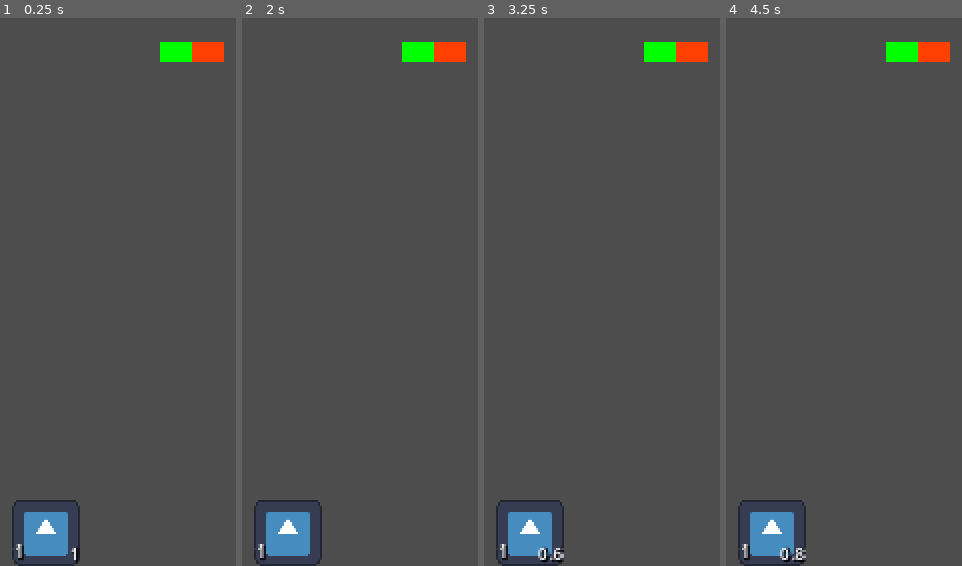
Above: before the commit, frames 1-4 (left to right).
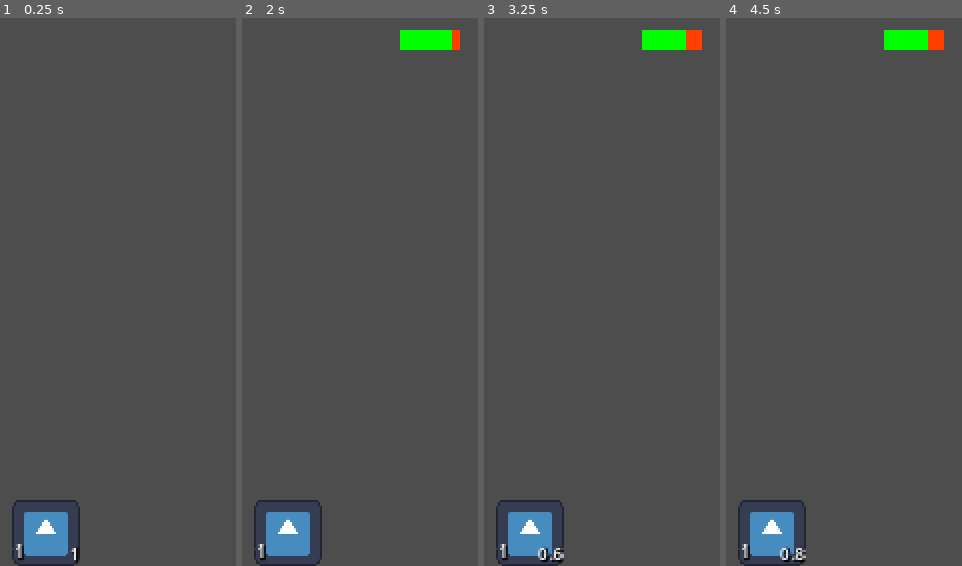
Above: after the commit, the same moments.

Repository: lestercantor/ActionRoguelite
Game: Godot game, scene res://test_world.tscn
Same seed, same stepped clock (60 frames per second), same inputs: the game is played once before the commit and once after it. The engine's default icon, where the game draws it, is replaced by a stand-in: a white triangle on a blue panel in a dark square.
Inputs (mouse positions are in pixels of both pictures, inside the frame that each line leads up to):
- Up to frame 1 (0.25 s): no input
- Up to frame 2 (2 s): click "1" at 0.5 s; tap Enter at 1.25 s; move the mouse to (outside the picture) at 1.27 s; press the mouse at (outside the picture) at 1.28 s; hold Right (ui_right) from 1.28 s (still down)
- Up to frame 3 (3.25 s): move the mouse to (outside the picture) at 2.02 s; release Right (ui_right) at 2.03 s; release the mouse at (outside the picture) at 2.03 s; hold Down (ui_down) 2.03-2.78 s; tap K (add_damage) at 2.1 s; click (outside the picture) at 2.3 s; tap Space at 2.75 s; move the mouse to (outside the picture) at 2.77 s; press the mouse at (outside the picture) at 2.78 s; hold Right (ui_right) from 2.78 s (still down)
- Up to frame 4 (4.5 s): tap Enter at 3.5 s; move the mouse to (outside the picture) at 3.52 s; release Right (ui_right) at 3.53 s; release the mouse at (outside the picture) at 3.53 s; hold Up (ui_up) 3.53-4.28 s; click (outside the picture) at 3.6 s; tap Space at 4.25 s; move the mouse to (outside the picture) at 4.27 s; hold Left (ui_left) from 4.28 s (still down); hold K (add_damage) from 4.28 s (still down)

The runs differ from the first frame. In frame 1, 1.0% of the frame differs, in the area x 67-95%, y 4-9%; in frame 2, 1.3%, in the area x 66-95%, y 2-9%; in frame 3, 1.3%; in frame 4, 1.3%.
Error before the commit: Parse Error: Class "Enemy" hides a global script class. (res://Enemies/Enemy.gd:1)
Error after the commit: Invalid call. Nonexistent function 'apply_upgrade' in base 'Nil'. (res://Entity/Enemies/Enemy.gd:23)

Commit message:
made entity class and refactored to make player and enemy inherit it

Diff:
--- a/Components/EntityMovementVelocityInput.gd
+++ b/Components/EntityMovementVelocityInput.gd
@@ -1,8 +1,7 @@
 class_name EntityMovementVelocityInput
 extends Node
 
-@export var actor: CharacterBody2D
-@export var movement_stats: StatsComponent
+@export var actor: Entity
 var movement_input: Vector2
 
 func _physics_process(delta: float) -> void:
@@ -10,6 +9,7 @@
 	movement_input = Input.get_vector("ui_left","ui_right","ui_up","ui_down")
 
 	if movement_input.length() > 0:
-		actor.velocity = actor.velocity.move_toward(movement_input.normalized() * movement_stats.movement_stats.max_speed, movement_stats.movement_stats.acceleration * delta)
+		actor.velocity = actor.velocity.move_toward(movement_input.normalized() * owner.stats.movement_stats.max_speed,
+		actor.stats.movement_stats.acceleration * delta)
 	else:
-		actor.velocity = actor.velocity.move_toward(Vector2.ZERO, movement_stats.movement_stats.friction * delta)
+		actor.velocity = actor.velocity.move_toward(Vector2.ZERO, actor.stats.movement_stats.friction * delta)
--- a/Components/Hitbox_Component.gd
+++ b/Components/Hitbox_Component.gd
@@ -22,4 +22,4 @@
 	hurtbox.hurt.emit(self, passed_attack)
 
 	# Debug purposes
-	print("damage dealt: ", passed_attack.damage)
+	#print("damage dealt: ", passed_attack.damage)
--- a/Enemies/enemy.tscn
+++ /dev/null
@@ -1,44 +0,0 @@
-[gd_scene load_steps=7 format=3 uid="uid://bnnewq2qr1kb0"]
-
-[ext_resource type="Script" path="res://Components/Hurtbox_Component.gd" id="1_0h55c"]
-[ext_resource type="Script" path="res://Enemies/Enemy.gd" id="1_7iiy7"]
-[ext_resource type="Resource" uid="uid://cske6tb2qc2kd" path="res://Stats/StatsResource.tres" id="2_flnjj"]
-[ext_resource type="Resource" uid="uid://dpisqnloqqnvt" path="res://Upgrades/RES_Additive_Damage.tres" id="3_a0y6m"]
-[ext_resource type="PackedScene" uid="uid://c6ca4w3lktqbl" path="res://UI/health_bar.tscn" id="6_wn24x"]
-
-[sub_resource type="RectangleShape2D" id="RectangleShape2D_aepv6"]
-
-[node name="Enemy" type="Node2D"]
-script = ExtResource("1_7iiy7")
-stats = ExtResource("2_flnjj")
-upgrades = ExtResource("3_a0y6m")
-
-[node name="Shoot Ability" type="Timer" parent="."]
-wait_time = 2.0
-autostart = true
-
-[node name="HurtboxComponent" type="Area2D" parent="." node_paths=PackedStringArray("collision_shape", "invincibility_timer")]
-collision_layer = 16
-collision_mask = 0
-script = ExtResource("1_0h55c")
-collision_shape = NodePath("CollisionShape2D")
-invincibility_timer = NodePath("InvincibilityTimer")
-
-[node name="CollisionShape2D" type="CollisionShape2D" parent="HurtboxComponent"]
-shape = SubResource("RectangleShape2D_aepv6")
-debug_color = Color(0.968328, 0, 0.468572, 0.42)
-
-[node name="InvincibilityTimer" type="Timer" parent="HurtboxComponent"]
-
-[node name="HealthBar" parent="." instance=ExtResource("6_wn24x")]
-anchors_preset = 5
-anchor_top = 0.0
-anchor_bottom = 0.0
-offset_left = -19.0
-offset_top = 13.0
-offset_right = 19.0
-offset_bottom = 25.0
-grow_vertical = 1
-size_flags_vertical = 8
-
-[connection signal="timeout" from="Shoot Ability" to="." method="_on_shoot_ability_timeout"]
--- a/Enemies/enemy.gd
+++ b/Entity/Enemies/Enemy.gd
@@ -1,11 +1,8 @@
 class_name Enemy
-extends Node2D
-
-@onready var hurtbox_component: HurtboxComponent = $HurtboxComponent
+extends Entity
 
 var ability: Ability = null
 
-@export var stats: StatsComponent
 @export var upgrades: BaseUpgrade:
 	set(value):
 		upgrades = value
@@ -13,19 +10,13 @@
 @onready var player: Player = get_tree().current_scene.get_node("Player")
 # Called when the node enters the scene tree for the first time.
 func _ready() -> void:
-	hurtbox_component.hurt.connect(test)
-	stats.no_health.connect(queue_free)
+	# Call parent function
+	super()
 	ability = Fireball.new()
 
 # Called every frame. 'delta' is the elapsed time since the previous frame.
 func _process(_delta: float) -> void:
 	pass
-
-func test(_hitbox: HitboxComponent, attack: Attack) -> void:
-	# Subtract health with the damage that was dealt
-	stats.health -= attack.damage
-	hurtbox_component.start_invincibility(1)
-	print("health remaining: ", stats.health)
 
 func _input(event: InputEvent) -> void:
 	if event.is_action_pressed("add_damage"):
--- /dev/null
+++ b/Entity/Enemies/Enemy.tscn
@@ -0,0 +1,46 @@
+[gd_scene load_steps=7 format=3 uid="uid://bnnewq2qr1kb0"]
+
+[ext_resource type="PackedScene" uid="uid://d30m6ol6j8sjg" path="res://Entity/Entity.tscn" id="1_3o3pu"]
+[ext_resource type="Script" path="res://Entity/Enemies/Enemy.gd" id="2_d61ip"]
+[ext_resource type="PackedScene" uid="uid://c6ca4w3lktqbl" path="res://UI/health_bar.tscn" id="3_rwrwh"]
+[ext_resource type="Resource" uid="uid://cske6tb2qc2kd" path="res://Stats/StatsResource.tres" id="3_vh3oi"]
+
+[sub_resource type="RectangleShape2D" id="RectangleShape2D_tufq7"]
+
+[sub_resource type="RectangleShape2D" id="RectangleShape2D_u1io3"]
+
+[node name="EnemyTest" instance=ExtResource("1_3o3pu")]
+collision_layer = 8
+collision_mask = 0
+script = ExtResource("2_d61ip")
+upgrades = null
+stats = ExtResource("3_vh3oi")
+
+[node name="Shoot Ability" type="Timer" parent="." index="0"]
+wait_time = 2.5
+autostart = true
+
+[node name="EntityCollisionShape" parent="." index="3"]
+visible = false
+shape = SubResource("RectangleShape2D_tufq7")
+debug_color = Color(0.904149, 0.10288, 0.703158, 0.42)
+
+[node name="HurtboxComponent" parent="." index="4"]
+collision_layer = 16
+
+[node name="HurtboxCollisionShape" parent="HurtboxComponent" index="1"]
+shape = SubResource("RectangleShape2D_u1io3")
+debug_color = Color(0.957019, 2.40654e-06, 0.534826, 0.42)
+
+[node name="HealthBar" parent="." index="5" instance=ExtResource("3_rwrwh")]
+anchors_preset = 5
+anchor_top = 0.0
+anchor_bottom = 0.0
+offset_left = -18.0
+offset_top = 13.0
+offset_right = 18.0
+offset_bottom = 25.0
+grow_vertical = 1
+size_flags_vertical = 8
+
+[connection signal="timeout" from="Shoot Ability" to="." method="_on_shoot_ability_timeout"]
--- /dev/null
+++ b/Entity/Entity.tscn
@@ -0,0 +1,28 @@
+[gd_scene load_steps=4 format=3 uid="uid://d30m6ol6j8sjg"]
+
+[ext_resource type="Script" path="res://Entity/entity.gd" id="1_hcrxv"]
+[ext_resource type="Script" path="res://Components/EntityMovement.gd" id="1_wra3q"]
+[ext_resource type="Script" path="res://Components/Hurtbox_Component.gd" id="2_sqfpo"]
+
+[node name="Entity" type="CharacterBody2D"]
+script = ExtResource("1_hcrxv")
+
+[node name="Sprite2D" type="Sprite2D" parent="."]
+
+[node name="EntityMovement" type="Node" parent="." node_paths=PackedStringArray("actor")]
+script = ExtResource("1_wra3q")
+actor = NodePath("..")
+
+[node name="EntityCollisionShape" type="CollisionShape2D" parent="."]
+
+[node name="HurtboxComponent" type="Area2D" parent="." node_paths=PackedStringArray("collision_shape", "invincibility_timer")]
+collision_layer = 0
+collision_mask = 0
+script = ExtResource("2_sqfpo")
+collision_shape = NodePath("HurtboxCollisionShape")
+invincibility_timer = NodePath("InvincibilityTimer")
+
+[node name="InvincibilityTimer" type="Timer" parent="HurtboxComponent"]
+one_shot = true
+
+[node name="HurtboxCollisionShape" type="CollisionShape2D" parent="HurtboxComponent"]
--- /dev/null
+++ b/Entity/Player/Player.tscn
@@ -0,0 +1,69 @@
+[gd_scene load_steps=13 format=3 uid="uid://bt7lludcdigtd"]
+
+[ext_resource type="PackedScene" uid="uid://d30m6ol6j8sjg" path="res://Entity/Entity.tscn" id="1_pyht7"]
+[ext_resource type="Script" path="res://Entity/Player/player.gd" id="2_5pwtq"]
+[ext_resource type="Script" path="res://Components/EntityMovementVelocityInput.gd" id="3_0dlns"]
+[ext_resource type="Resource" uid="uid://cske6tb2qc2kd" path="res://Stats/StatsResource.tres" id="3_anfmr"]
+[ext_resource type="Script" path="res://Components/MeleeWeaponComponent.gd" id="3_j3r8x"]
+[ext_resource type="Resource" uid="uid://dwf0mbcsichxw" path="res://Weapons/Spear.tres" id="4_5g3b5"]
+[ext_resource type="Script" path="res://Components/Hitbox_Component.gd" id="5_d101p"]
+[ext_resource type="PackedScene" uid="uid://djm24jp5u4n1o" path="res://UI/ability_button.tscn" id="7_i2asj"]
+[ext_resource type="Script" path="res://UI/action_bar.gd" id="9_jhw1n"]
+
+[sub_resource type="CircleShape2D" id="CircleShape2D_mtiqx"]
+
+[sub_resource type="RectangleShape2D" id="RectangleShape2D_jnede"]
+
+[sub_resource type="CircleShape2D" id="CircleShape2D_tr5a6"]
+
+[node name="Player" instance=ExtResource("1_pyht7")]
+collision_layer = 2
+collision_mask = 0
+script = ExtResource("2_5pwtq")
+stats = ExtResource("3_anfmr")
+
+[node name="EntityMovementVelocityInput" type="Node" parent="." index="2" node_paths=PackedStringArray("actor")]
+script = ExtResource("3_0dlns")
+actor = NodePath("..")
+
+[node name="EntityCollisionShape" parent="." index="3"]
+visible = false
+shape = SubResource("CircleShape2D_mtiqx")
+
+[node name="MeleeWeaponComponent" type="Node2D" parent="." index="4"]
+script = ExtResource("3_j3r8x")
+melee_weapon = ExtResource("4_5g3b5")
+
+[node name="HitboxComponent" type="Area2D" parent="MeleeWeaponComponent" index="0"]
+collision_layer = 0
+collision_mask = 16
+script = ExtResource("5_d101p")
+
+[node name="WeaponCollisionShape" type="CollisionShape2D" parent="MeleeWeaponComponent/HitboxComponent" index="0"]
+position = Vector2(20, 0)
+shape = SubResource("RectangleShape2D_jnede")
+disabled = true
+
+[node name="HurtboxComponent" parent="." index="5"]
+collision_layer = 4
+
+[node name="HurtboxCollisionShape" parent="HurtboxComponent" index="1"]
+shape = SubResource("CircleShape2D_tr5a6")
+
+[node name="CanvasLayer" type="CanvasLayer" parent="." index="6"]
+
+[node name="HBoxContainer" type="HBoxContainer" parent="CanvasLayer" index="0"]
+anchors_preset = 7
+anchor_left = 0.5
+anchor_top = 1.0
+anchor_right = 0.5
+anchor_bottom = 1.0
+offset_left = -20.0
+offset_top = -40.0
+offset_right = 20.0
+grow_horizontal = 2
+grow_vertical = 0
+script = ExtResource("9_jhw1n")
+
+[node name="TextureButton" parent="CanvasLayer/HBoxContainer" index="0" instance=ExtResource("7_i2asj")]
+layout_mode = 2
--- a/Player/player.gd
+++ b/Entity/Player/player.gd
@@ -1,24 +1,17 @@
 class_name Player
-extends CharacterBody2D
+extends Entity
 
-@onready var sprite_2d: Sprite2D = $Sprite2D
-@onready var collision_shape_2d: CollisionShape2D = $CollisionShape2D
 @onready var entity_movement_input: EntityMovementVelocityInput = $EntityMovementVelocityInput
-@onready var entity_movement: EntityMovement = $EntityMovement
 @onready var hitbox_component: HitboxComponent = $MeleeWeaponComponent/HitboxComponent
 @onready var weapon_component: WeaponComponent = $MeleeWeaponComponent
-@onready var hurtbox_component: HurtboxComponent = $HurtboxComponent
 
-#@onready var projectile_spawner: ProjectileSpawnerComponent = $ProjectileSpawnerComponent
-
-@export var stats: StatsComponent
 var ability1: Ability = Fireball.new()
 
 var time: float = 0
 
 func _ready() -> void:
-	hurtbox_component.hurt.connect(player_hurt)
-# Called every frame. 'delta' is the elapsed time since the previous frame.
+	super()
+
 func _process(_delta: float) -> void:
 	pass
 	# animation_tree.set("animation blend", entity_movement_input.input)
@@ -35,7 +28,7 @@
 	if event.is_action_pressed("primary"):
 		hitbox_component.rotation = direction.angle()
 		time = weapon_component.melee_weapon.attack_speed
-		$MeleeWeaponComponent/HitboxComponent/CollisionShape2D.disabled = false
+		$MeleeWeaponComponent/HitboxComponent/WeaponCollisionShape.disabled = false
 		entity_movement.attack_lunge(1.2, direction, stats.movement_stats.max_speed)
 
 
@@ -44,8 +37,3 @@
 		print("damage additions: ", stats.damage_addition)
 		print("crit chance: ", stats.crit_chance)
 		print("spell multiplier: ", stats.spell_multiplier)
-
-func player_hurt(_hitbox: HitboxComponent, received_attack: Attack) -> void:
-	# Subtract health with the damage that was dealt
-	stats.health -= received_attack.damage
-	hurtbox_component.start_invincibility(1)
--- /dev/null
+++ b/Entity/entity.gd
@@ -0,0 +1,19 @@
+extends CharacterBody2D
+class_name Entity
+
+@onready var entity_movement: EntityMovement = $EntityMovement
+@onready var sprite_2d: Sprite2D = $Sprite2D
+@onready var entity_collision_shape: CollisionShape2D = $EntityCollisionShape
+@onready var hurtbox_component: HurtboxComponent = $HurtboxComponent
+
+@export var stats: StatsComponent
+
+func _ready() -> void:
+	# All entities connect to this signal
+	hurtbox_component.hurt.connect(got_hit)
+	stats.no_health.connect(queue_free)
+
+func got_hit(_hitbox: HitboxComponent, received_attack: Attack) -> void:
+	# Subtract health with the damage that was dealt
+	stats.health -= received_attack.damage
+	hurtbox_component.start_invincibility(1)
--- a/Player/player.tscn
+++ /dev/null
@@ -1,108 +0,0 @@
-[gd_scene load_steps=17 format=3 uid="uid://l5wnrn2jacup"]
-
-[ext_resource type="Script" path="res://Components/EntityMovementVelocityInput.gd" id="1_ihc2l"]
-[ext_resource type="Script" path="res://Player/player.gd" id="1_xrxky"]
-[ext_resource type="Script" path="res://Stats/Stats_Component.gd" id="2_1yjp5"]
-[ext_resource type="Resource" uid="uid://dwf0mbcsichxw" path="res://Weapons/Spear.tres" id="2_18ygg"]
-[ext_resource type="Resource" uid="uid://b156uyywhc8xy" path="res://Resources/EntityMovementStats.tres" id="2_pdwk5"]
-[ext_resource type="Script" path="res://Components/EntityMovement.gd" id="3_wmfu0"]
-[ext_resource type="Script" path="res://Components/Hitbox_Component.gd" id="5_yglbr"]
-[ext_resource type="Resource" uid="uid://cske6tb2qc2kd" path="res://Stats/StatsResource.tres" id="6_6dgxx"]
-[ext_resource type="Script" path="res://Components/MeleeWeaponComponent.gd" id="7_blk6y"]
-[ext_resource type="Script" path="res://Components/Hurtbox_Component.gd" id="12_ccyqd"]
-[ext_resource type="PackedScene" uid="uid://djm24jp5u4n1o" path="res://UI/ability_button.tscn" id="13_ejewt"]
-[ext_resource type="Script" path="res://UI/action_bar.gd" id="13_ohrbg"]
-
-[sub_resource type="Resource" id="Resource_7gfuf"]
-script = ExtResource("2_1yjp5")
-movement_stats = ExtResource("2_pdwk5")
-damage_multiplier = 1.0
-damage_addition = 0.0
-crit_chance = 0.0
-crit_damage_modifier = 1.75
-spell_multiplier = 1.0
-spell_addition = 0.0
-spell_crit_chance = 0.0
-max_health = 1000.0
-health = 500.0
-max_mana = 1000.0
-mana = 100.0
-
-[sub_resource type="CircleShape2D" id="CircleShape2D_57wrj"]
-
-[sub_resource type="RectangleShape2D" id="RectangleShape2D_5q4uf"]
-
-[sub_resource type="CircleShape2D" id="CircleShape2D_5ab2d"]
-
-[node name="Player" type="CharacterBody2D"]
-collision_layer = 2
-slide_on_ceiling = false
-platform_floor_layers = 4294901760
-platform_wall_layers = 1
-script = ExtResource("1_xrxky")
-stats = SubResource("Resource_7gfuf")
-
-[node name="Sprite2D" type="Sprite2D" parent="."]
-
-[node name="CollisionShape2D" type="CollisionShape2D" parent="."]
-visible = false
-shape = SubResource("CircleShape2D_57wrj")
-
-[node name="EntityMovementVelocityInput" type="Node" parent="." node_paths=PackedStringArray("actor")]
-script = ExtResource("1_ihc2l")
-actor = NodePath("..")
-movement_stats = ExtResource("6_6dgxx")
-
-[node name="EntityMovement" type="Node" parent="." node_paths=PackedStringArray("actor")]
-script = ExtResource("3_wmfu0")
-actor = NodePath("..")
-
-[node name="MeleeWeaponComponent" type="Node2D" parent="."]
-script = ExtResource("7_blk6y")
-melee_weapon = ExtResource("2_18ygg")
-
-[node name="HitboxComponent" type="Area2D" parent="MeleeWeaponComponent"]
-collision_layer = 0
-collision_mask = 16
-script = ExtResource("5_yglbr")
-
-[node name="CollisionShape2D" type="CollisionShape2D" parent="MeleeWeaponComponent/HitboxComponent"]
-position = Vector2(20, 0)
-shape = SubResource("RectangleShape2D_5q4uf")
-disabled = true
-debug_color = Color(0.63983, 0.52497, 0, 0.42)
-
-[node name="Timer" type="Timer" parent="."]
-wait_time = 0.5
-one_shot = true
-
-[node name="HurtboxComponent" type="Area2D" parent="." node_paths=PackedStringArray("collision_shape", "invincibility_timer")]
-collision_layer = 4
-collision_mask = 0
-script = ExtResource("12_ccyqd")
-collision_shape = NodePath("CollisionShape2D2")
-invincibility_timer = NodePath("InvincibilityTimer")
-
-[node name="CollisionShape2D2" type="CollisionShape2D" parent="HurtboxComponent"]
-shape = SubResource("CircleShape2D_5ab2d")
-
-[node name="InvincibilityTimer" type="Timer" parent="HurtboxComponent"]
-
-[node name="CanvasLayer" type="CanvasLayer" parent="."]
-
-[node name="HBoxContainer" type="HBoxContainer" parent="CanvasLayer"]
-anchors_preset = 7
-anchor_left = 0.5
-anchor_top = 1.0
-anchor_right = 0.5
-anchor_bottom = 1.0
-offset_left = -20.0
-offset_top = -40.0
-offset_right = 20.0
-grow_horizontal = 2
-grow_vertical = 0
-script = ExtResource("13_ohrbg")
-
-[node name="TextureButton" parent="CanvasLayer/HBoxContainer" instance=ExtResource("13_ejewt")]
-layout_mode = 2
-size_flags_horizontal = 4
--- a/UI/ability_button.gd
+++ b/UI/ability_button.gd
@@ -26,7 +26,9 @@
 	cooldown.text = "%3.1f" % timer.time_left
 
 func _on_pressed() -> void:
-	if ability == null: return
+	if ability == null:
+		print("ability is null")
+		return
 
 	var direction: Vector2 = (get_global_mouse_position() - owner.position).normalized()
 
--- a/Weapons/Projectiles/Ability.gd
+++ b/Weapons/Projectiles/Ability.gd
@@ -23,7 +23,7 @@
 	return self
 
 
-func use_ability(entity: Node2D, direction: Vector2) -> void:
+func use_ability(entity: Entity, direction: Vector2) -> void:
 	if can_cast_ability(entity.stats): return
 
 	# Set variables inside the projectile script before adding to scene tree...
@@ -55,7 +55,7 @@
 
 	# Pass in the calculated damage through to the Attack class damage "constructor"
 	var new_projectile: Attack = Attack._damage(calculated_damage)
-	print("projectile damage: ", new_projectile.damage)
+	#print("projectile damage: ", new_projectile.damage)
 	return new_projectile
 
 func check_can_crit(entity_stats: StatsComponent) -> float:
--- a/Weapons/Projectiles/Projectile.gd
+++ b/Weapons/Projectiles/Projectile.gd
@@ -39,7 +39,7 @@
 	return new_attack
 
 # Set the variables of the projectile when instantiating through the ability class
-func with_data(entity: Node2D, _dir: Vector2, _decay: float, _speed: float, _damage: float) -> Projectile:
+func with_data(entity: Entity, _dir: Vector2, _decay: float, _speed: float, _damage: float) -> Projectile:
 	# Entity passes itself as a parameter
 	caster = entity
 
--- a/test_world.tscn
+++ b/test_world.tscn
@@ -1,8 +1,6 @@
-[gd_scene load_steps=13 format=3 uid="uid://b711yw3elgm3q"]
+[gd_scene load_steps=14 format=3 uid="uid://b711yw3elgm3q"]
 
 [ext_resource type="Script" path="res://test_world.gd" id="1_3a6y7"]
-[ext_resource type="PackedScene" uid="uid://l5wnrn2jacup" path="res://Player/player.tscn" id="1_kphcb"]
-[ext_resource type="PackedScene" uid="uid://bnnewq2qr1kb0" path="res://Enemies/Enemy.tscn" id="2_pnw0i"]
 [ext_resource type="Resource" uid="uid://b156uyywhc8xy" path="res://Resources/EntityMovementStats.tres" id="4_10bag"]
 [ext_resource type="Script" path="res://Stats/Stats_Component.gd" id="5_6iu04"]
 [ext_resource type="PackedScene" uid="uid://cjw7ebh5x3e0m" path="res://Upgrades/Test_World_Upgrade.tscn" id="5_lu26f"]
@@ -11,8 +9,26 @@
 [ext_resource type="Resource" uid="uid://dfchpi7mbpien" path="res://Upgrades/RES_Critical_Hit_Chance.tres" id="8_g7h68"]
 [ext_resource type="Resource" uid="uid://dr2ux6m6d5ask" path="res://Upgrades/RES_Multiplicative_Spell.tres" id="9_0vfkx"]
 [ext_resource type="Resource" uid="uid://dwmkv5x7grp27" path="res://Upgrades/RES_Additive_Spell.tres" id="10_iqmkb"]
+[ext_resource type="PackedScene" uid="uid://bt7lludcdigtd" path="res://Entity/Player/Player.tscn" id="11_u73xa"]
+[ext_resource type="PackedScene" uid="uid://bnnewq2qr1kb0" path="res://Entity/Enemies/Enemy.tscn" id="11_vd7rf"]
 
-[sub_resource type="Resource" id="Resource_lxyys"]
+[sub_resource type="Resource" id="Resource_g8o0k"]
+resource_local_to_scene = true
+script = ExtResource("5_6iu04")
+movement_stats = ExtResource("4_10bag")
+damage_multiplier = 1.0
+damage_addition = 0.0
+crit_chance = 0.0
+crit_damage_modifier = 1.75
+spell_multiplier = 1.0
+spell_addition = 0.0
+spell_crit_chance = 0.0
+max_health = 1000.0
+health = 1000.0
+max_mana = 1000.0
+mana = 100.0
+
+[sub_resource type="Resource" id="Resource_5cpia"]
 resource_local_to_scene = true
 script = ExtResource("5_6iu04")
 movement_stats = ExtResource("4_10bag")
@@ -31,18 +47,10 @@
 [node name="TestWorld" type="Node2D"]
 script = ExtResource("1_3a6y7")
 
-[node name="Player" parent="." instance=ExtResource("1_kphcb")]
-position = Vector2(468, 215)
-
 [node name="StaticBody2D" type="StaticBody2D" parent="."]
 
 [node name="CollisionPolygon2D" type="CollisionPolygon2D" parent="StaticBody2D"]
 polygon = PackedVector2Array(15, 12, 47, 124, -30, 207, -66, 293, 77, 378, 18, 429, 134, 478, 242, 471, 272, 397, 356,  …(241 unchanged characters)…
-
-[node name="Enemy" parent="." instance=ExtResource("2_pnw0i")]
-position = Vector2(568, 213)
-stats = SubResource("Resource_lxyys")
-upgrades = ExtResource("10_iqmkb")
 
 [node name="Area2D" parent="." instance=ExtResource("5_lu26f")]
 position = Vector2(367, 160)
@@ -79,3 +87,11 @@
 [node name="Area2D9" parent="." instance=ExtResource("5_lu26f")]
 position = Vector2(445, 288)
 upgrade = ExtResource("10_iqmkb")
+
+[node name="Player" parent="." instance=ExtResource("11_u73xa")]
+position = Vector2(477, 201)
+stats = SubResource("Resource_g8o0k")
+
+[node name="EnemyTest" parent="." instance=ExtResource("11_vd7rf")]
+position = Vector2(565, 205)
+stats = SubResource("Resource_5cpia")
Not shown, added: Entity/Player/plaAF9A.tmp
